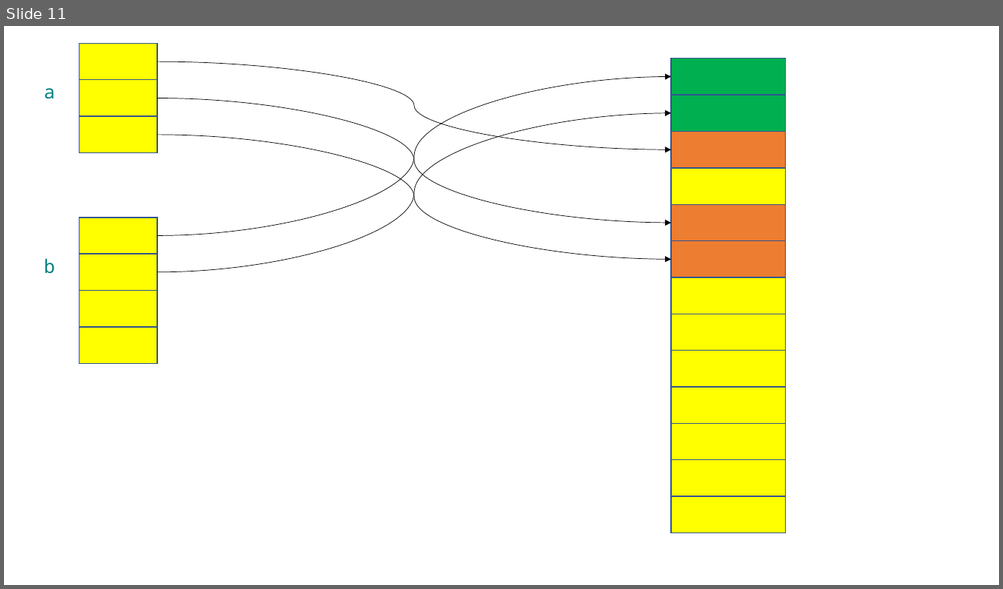
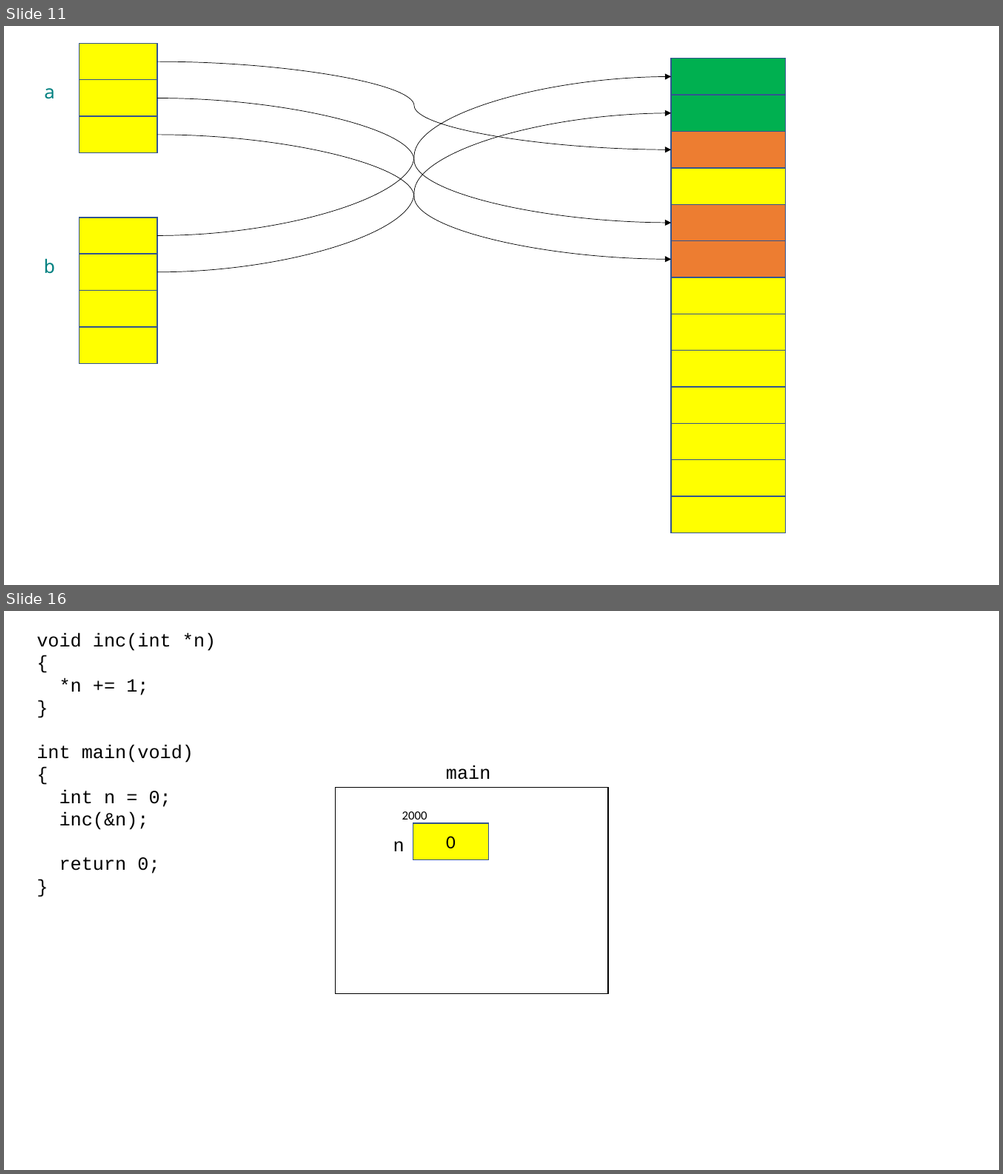
Before and after one commit to Seyoung9304/hyundai_swip, a slide deck: 230216.pptx. Shown one above the other, each under a label of ours: slide 11 before the commit, slides 11 and 16 after it; the slides between them are not shown. The pictures are 1003x589 and 1003x1174 pixels, drawn with LibreOffice and Linux fonts; fonts in the diff are those of the drawing. Boxes give left, top, right and bottom in pixels: in the first picture for what was removed or moved away, otherwise in the second. Text is boxed around its words. In the diff, an @@ line names an element or a change of style, - is before the commit and + after.

```diff
--- a/230216.pptx
+++ b/230216.pptx
@@ slide 16 added at (x1=4, y1=611, x2=999, y2=1170), background #FFFFFF @@
@@ text added at (x1=37, y1=633, x2=216, y2=874), 18 pt, text #000000 @@
+void inc(int *n)
+{
+*n += 1;
+}
+int main(void)
+{
+int n = 0;
+inc(&n);
+return 0;
+}
@@ text added at (x1=446, y1=766, x2=490, y2=780), 18 pt, text #000000 @@
+main
@@ rectangle added at (x1=336, y1=788, x2=609, y2=994), fill #FFFFFF, outline #000000 1 pt @@
@@ text added at (x1=402, y1=812, x2=427, y2=823), 12 pt, text #000000 @@
+2000
@@ rectangle added at (x1=413, y1=823, x2=488, y2=860), fill #FFFF00, outline #325491 1 pt, 18 pt, text #000000 @@
+0
@@ text added at (x1=393, y1=841, x2=404, y2=851), 18 pt, text #000000 @@
+n
```
Also in this commit, not shown: 9 other slides added, 2 other files.
